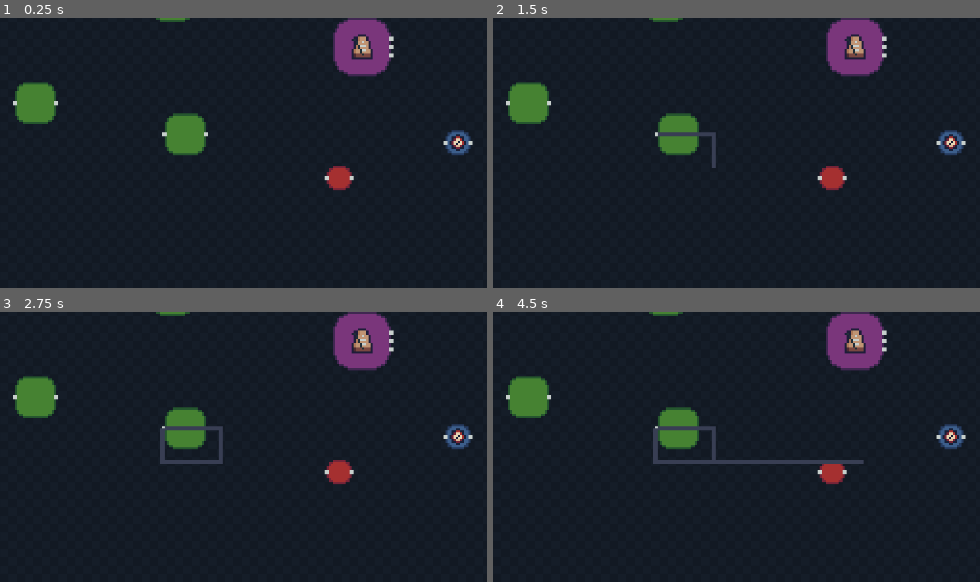
Above: before the commit, frames 1-4 (two rows, left to right).
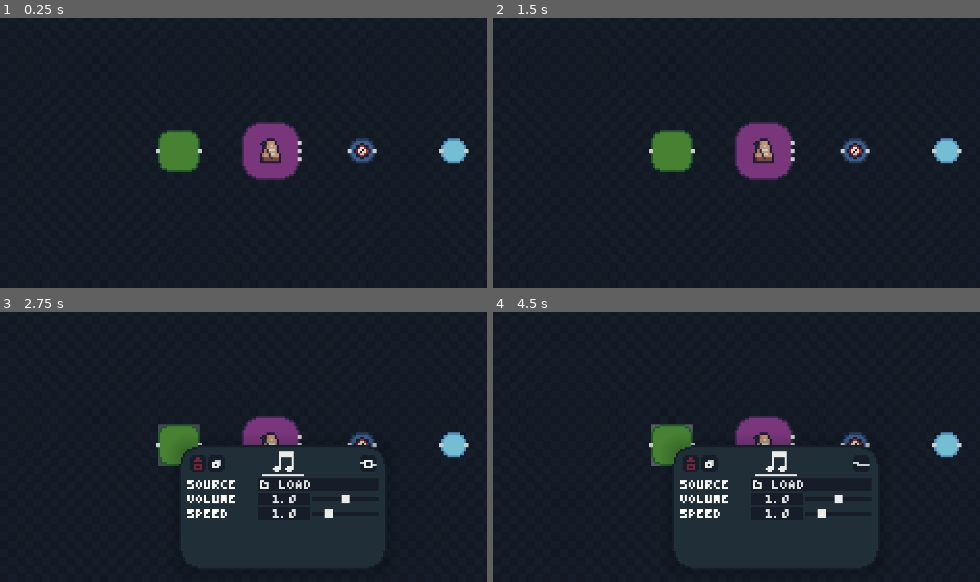
Above: after the commit, the same moments.

Repository: CoolStopCode/patch-notes
Game: Godot game, scene res://main/main.tscn
Two runs of this game, one before a commit and one after it. Both use one fixed random seed, a clock stepped at 60 frames per second and the inputs below.
Inputs (mouse positions are in pixels of both pictures, inside the frame that each line leads up to):
- Up to frame 1 (0.25 s): no input
- Up to frame 2 (1.5 s): click (658, 134) at 0.52 s; click (707, 169) at 1.27 s
- Up to frame 3 (2.75 s): click (165, 428) at 2.02 s
- Up to frame 4 (4.5 s): click (863, 463) at 2.77 s; click (707, 463) at 3.52 s; click (658, 428) at 4.27 s

The runs differ from the first frame. In frame 1, 8.5% of the frame differs, in the area x 2-98%, y 0-64%; in frame 2, 8.7%; in frame 3, 8.8%; in frame 4, 9.1%, in the area x 2-98%, y 0-77%.

Commit message:
count and toggle node

Diff:
--- a/main/main.tscn
+++ b/main/main.tscn
@@ -7,8 +7,9 @@
 [ext_resource type="PackedScene" uid="uid://wgm1mfk1boxm" path="res://nodes/delay/delay_node.tscn" id="4_67ri8"]
 [ext_resource type="PackedScene" uid="uid://2ce5xafhxovn" path="res://nodes/metronome/metronome_node.tscn" id="5_4dugh"]
 [ext_resource type="Script" uid="uid://joxfc4vkp5jo" path="res://main/connections.gd" id="5_grrlh"]
-[ext_resource type="PackedScene" uid="uid://cwmj884r7uq4b" path="res://nodes/template/template_node.tscn" id="6_67ri8"]
 [ext_resource type="PackedScene" uid="uid://clrqt7pijmicg" path="res://node/connection/line.tscn" id="6_kfbq2"]
+[ext_resource type="PackedScene" uid="uid://dwk368hj5olf3" path="res://nodes/count/count_node.tscn" id="7_0i4oc"]
+[ext_resource type="PackedScene" uid="uid://53kebl2pvk8g" path="res://nodes/toggle/toggle_node.tscn" id="8_bsumw"]
 [ext_resource type="PackedScene" uid="uid://bm5pmb6c8425r" path="res://right_menu/right_menu.tscn" id="9_grrlh"]
 
 [node name="main" type="Node2D" unique_id=762756189]
@@ -47,25 +48,19 @@
 script = ExtResource("3_0i4oc")
 
 [node name="sound_node" parent="nodes" unique_id=266324404 instance=ExtResource("3_4dugh")]
-position = Vector2(47, -52)
-
-[node name="sound_node3" parent="nodes" unique_id=300515006 instance=ExtResource("3_4dugh")]
-position = Vector2(41, -116)
-
-[node name="sound_node2" parent="nodes" unique_id=576724049 instance=ExtResource("3_4dugh")]
-position = Vector2(-25, -67)
+position = Vector2(44, -44)
 
 [node name="delay_node" parent="nodes" unique_id=1799708002 instance=ExtResource("4_67ri8")]
-position = Vector2(178, -48)
+position = Vector2(132, -44)
 
 [node name="metronome_node" parent="nodes" unique_id=1064046719 instance=ExtResource("5_4dugh")]
-position = Vector2(132, -94)
+position = Vector2(88, -44)
 
-[node name="metronome_node2" parent="nodes" unique_id=538035856 instance=ExtResource("5_4dugh")]
-position = Vector2(229, -129)
+[node name="count_node" parent="nodes" unique_id=300515006 instance=ExtResource("7_0i4oc")]
+position = Vector2(176, -44)
 
-[node name="template_node" parent="nodes" unique_id=1904363394 instance=ExtResource("6_67ri8")]
-position = Vector2(121, -31)
+[node name="toggle_node" parent="nodes" unique_id=296866800 instance=ExtResource("8_bsumw")]
+position = Vector2(220, -44)
 
 [node name="connections" type="Node2D" parent="." unique_id=1328758278]
 script = ExtResource("5_grrlh")
--- a/node/BaseNode.gd
+++ b/node/BaseNode.gd
@@ -33,8 +33,6 @@
 var drag_offset : Vector2
 var distance_moved : Vector2
 
-# NOTE: Duplication issue caused by re-instantiating export scenes (NODE_SCENE, inputs, outputs)
-# while they still exist from past duplication. Fix by clearing old instances.
 func _ready():
 	parent = get_parent()
 
--- /dev/null
+++ b/nodes/count/count.gd
@@ -0,0 +1,23 @@
+extends Node2D
+
+signal actuate_output(port : int)
+
+@export var properties : Array[RightMenuProperty]
+@export var base_node : Node
+
+var current_count := 0
+
+func _ready() -> void:
+	pass
+
+func property_changed(_property : RightMenuProperty):
+	pass
+
+func emit_output(port := 0):
+	actuate_output.emit(port)
+
+func receive_input(_port := 0):
+	current_count += 1
+	if current_count >= properties[0].value:
+		current_count = 0
+		emit_output(0)
--- /dev/null
+++ b/nodes/count/count.tscn
@@ -0,0 +1,16 @@
+[gd_scene format=3 uid="uid://ysvcdv8n6720"]
+
+[ext_resource type="Script" uid="uid://cmw070v38wsen" path="res://nodes/count/count.gd" id="1_4eduf"]
+[ext_resource type="Script" uid="uid://bisg63t7jbdf8" path="res://classes/right_menu_property.gd" id="2_xigt8"]
+[ext_resource type="Script" uid="uid://dytrld4dmvbom" path="res://classes/right_menu_properties/right_menu_arrows.gd" id="3_hdkxo"]
+
+[sub_resource type="Resource" id="Resource_xxmkq"]
+script = ExtResource("3_hdkxo")
+value = 2
+min_value = 1
+property_name = "Count"
+metadata/_custom_type_script = "uid://dytrld4dmvbom"
+
+[node name="count" type="Node2D" unique_id=493411972]
+script = ExtResource("1_4eduf")
+properties = Array[ExtResource("2_xigt8")]([SubResource("Resource_xxmkq")])
--- /dev/null
+++ b/nodes/count/count_node.tscn
@@ -0,0 +1,14 @@
+[gd_scene format=3 uid="uid://dwk368hj5olf3"]
+
+[ext_resource type="PackedScene" uid="uid://rk88bpc6g6w5" path="res://node/node.tscn" id="1_bd3y7"]
+[ext_resource type="PackedScene" uid="uid://ysvcdv8n6720" path="res://nodes/count/count.tscn" id="2_qhtw3"]
+[ext_resource type="Texture2D" uid="uid://ddl3ebaw8v1ru" path="res://nodes/count/count.png" id="3_ibxdi"]
+
+[node name="count_node" type="Node2D" unique_id=300515006]
+
+[node name="node" parent="." unique_id=109182909 instance=ExtResource("1_bd3y7")]
+NODE_SCENE = ExtResource("2_qhtw3")
+BODY_SIZE = Vector2(12, 12)
+BODY_SPRITE = ExtResource("3_ibxdi")
+ports_in = Array[Vector2]([Vector2(-6, 0)])
+ports_out = Array[Vector2]([Vector2(6, 0)])
--- /dev/null
+++ b/nodes/toggle/toggle.gd
@@ -0,0 +1,42 @@
+extends Node2D
+
+signal actuate_output(port : int)
+
+@export var properties : Array[RightMenuProperty]
+@export var base_node : Node
+
+@export var on_texture : Texture
+@export var off_texture : Texture
+@export var on_hover_texture : Texture
+@export var off_hover_texture : Texture
+
+@export var button_node : TextureButton
+
+var toggled := true
+
+# Called when the node enters the scene tree for the first time.
+func _ready() -> void:
+	update_texture()
+
+func property_changed(_property : RightMenuProperty):
+	pass
+
+func emit_output(port := 0):
+	actuate_output.emit(port)
+
+func receive_input(_port := 0):
+	if toggled:
+		emit_output(0)
+
+
+func _on_texture_button_pressed() -> void:
+	toggled = not toggled
+	update_texture()
+
+func update_texture():
+	if toggled:
+		button_node.texture_hover = on_hover_texture
+		button_node.texture_normal = on_texture
+	else:
+		button_node.texture_hover = off_hover_texture
+		button_node.texture_normal = off_texture
--- /dev/null
+++ b/nodes/toggle/toggle.tscn
@@ -0,0 +1,28 @@
+[gd_scene format=3 uid="uid://b37jyxra2py70"]
+
+[ext_resource type="Script" uid="uid://caliv3dqpejgd" path="res://nodes/toggle/toggle.gd" id="1_7m8l4"]
+[ext_resource type="Texture2D" uid="uid://bv21kv57s6heb" path="res://nodes/toggle/toggle_on.png" id="2_humgh"]
+[ext_resource type="Texture2D" uid="uid://v15l4i4f16g3" path="res://nodes/toggle/toggle_off.png" id="3_u3x0u"]
+[ext_resource type="Texture2D" uid="uid://dqgmvuryosl0a" path="res://nodes/toggle/toggle_on_hover.png" id="4_lwmay"]
+[ext_resource type="Texture2D" uid="uid://cmd0gt5f3ge3" path="res://nodes/toggle/toggle_off_hover.png" id="5_f0r6q"]
+
+[node name="toggle" type="Node2D" unique_id=493411972 node_paths=PackedStringArray("button_node")]
+script = ExtResource("1_7m8l4")
+on_texture = ExtResource("2_humgh")
+off_texture = ExtResource("3_u3x0u")
+on_hover_texture = ExtResource("4_lwmay")
+off_hover_texture = ExtResource("5_f0r6q")
+button_node = NodePath("TextureButton")
+
+[node name="TextureButton" type="TextureButton" parent="." unique_id=683327846]
+anchors_preset = 8
+anchor_left = 0.5
+anchor_top = 0.5
+anchor_right = 0.5
+anchor_bottom = 0.5
+grow_horizontal = 2
+grow_vertical = 2
+texture_normal = ExtResource("2_humgh")
+texture_hover = ExtResource("4_lwmay")
+
+[connection signal="pressed" from="TextureButton" to="." method="_on_texture_button_pressed"]
--- /dev/null
+++ b/nodes/toggle/toggle_node.tscn
@@ -0,0 +1,14 @@
+[gd_scene format=3 uid="uid://53kebl2pvk8g"]
+
+[ext_resource type="PackedScene" uid="uid://rk88bpc6g6w5" path="res://node/node.tscn" id="1_aehqe"]
+[ext_resource type="PackedScene" uid="uid://b37jyxra2py70" path="res://nodes/toggle/toggle.tscn" id="2_v8jeo"]
+[ext_resource type="Texture2D" uid="uid://cu7t420ftbcpw" path="res://nodes/toggle/toggle.png" id="3_hf7dk"]
+
+[node name="toggle_node" type="Node2D" unique_id=300515006]
+
+[node name="node" parent="." unique_id=109182909 instance=ExtResource("1_aehqe")]
+NODE_SCENE = ExtResource("2_v8jeo")
+BODY_SIZE = Vector2(12, 12)
+BODY_SPRITE = ExtResource("3_hf7dk")
+ports_in = Array[Vector2]([Vector2(-6, 0)])
+ports_out = Array[Vector2]([Vector2(6, 0)])
Not shown, added: nodes/count/count.gd.uid
Binary file added: nodes/count/count.png
Not shown, added: nodes/count/count.png.import
Not shown, changed: nodes/node_ideas.txt
Not shown, added: nodes/toggle/toggle.gd.uid
Binary file added: nodes/toggle/toggle.png
Not shown, added: nodes/toggle/toggle.png.import
Binary file added: nodes/toggle/toggle_off.png
Not shown, added: nodes/toggle/toggle_off.png.import
Binary file added: nodes/toggle/toggle_off_hover.png
Not shown, added: nodes/toggle/toggle_off_hover.png.import
Binary file added: nodes/toggle/toggle_on.png
(and 3 more such lines)
